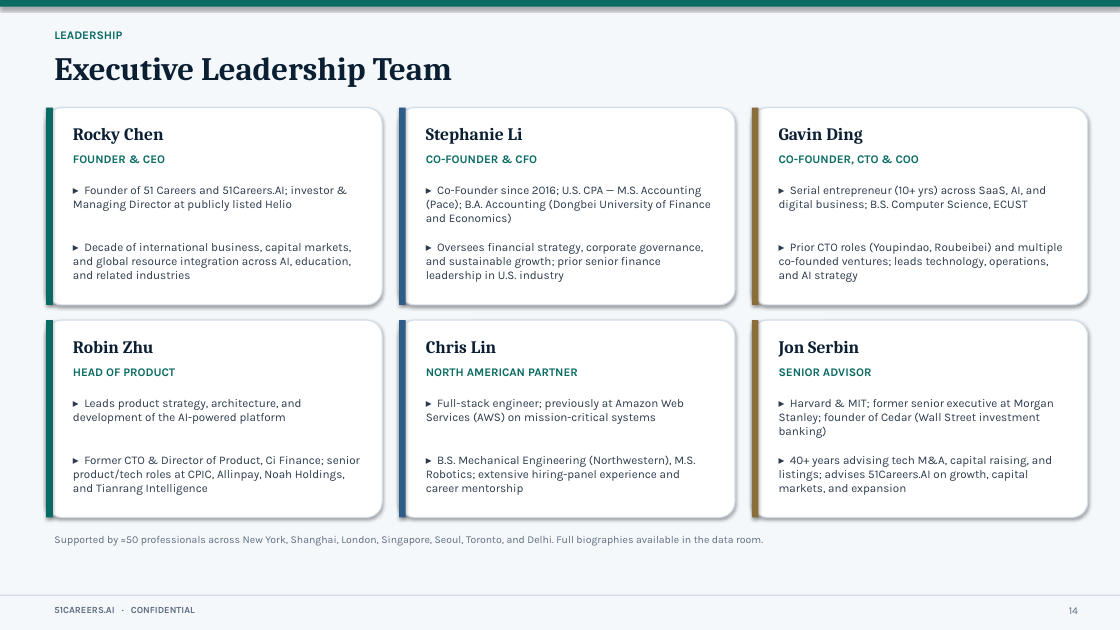
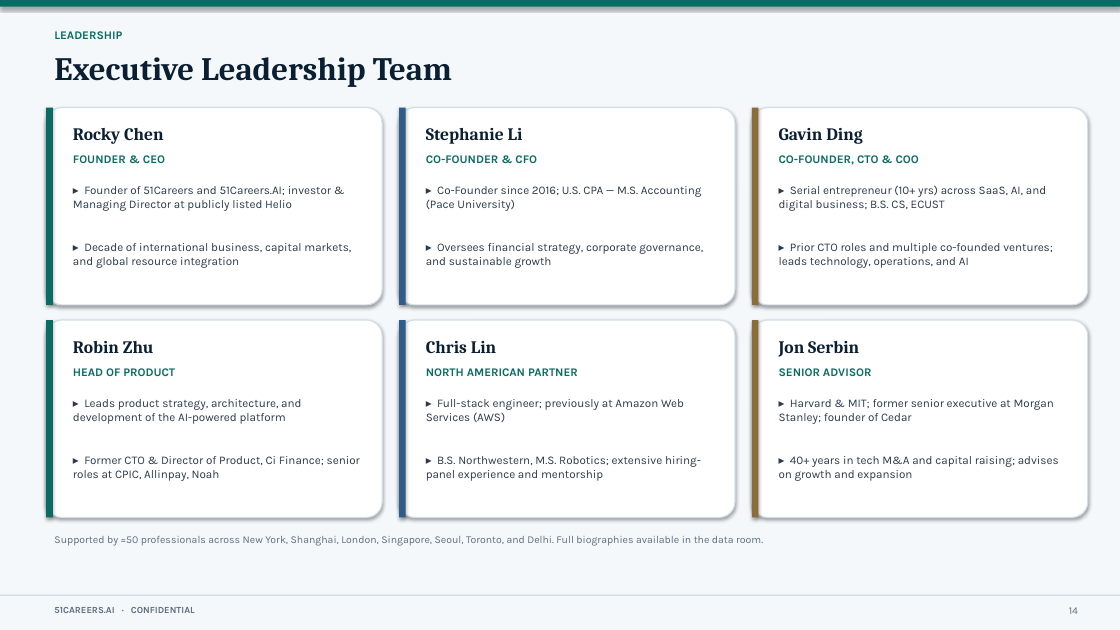
Before and after one commit to anthonyleedu/anthonyleedu, a slide deck: slide 14 of 51Careers_AI_Investor_Presentation.pptx. Drawn at 1120x630 pixels with LibreOffice and Linux fonts; fonts in the diff are those of the drawing. Boxes give left, top, right and bottom in pixels: in the first picture for what was removed or moved away, otherwise in the second. Text is boxed around its words. In the diff, an @@ line names an element or a change of style, - is before the commit and + after.

```diff
--- a/51Careers_AI_Investor_Presentation.pptx
+++ b/51Careers_AI_Investor_Presentation.pptx
@@ text at box(73, 186, 331, 211): spaces changed @@
-▸ Founder of 51 Careers and 51Careers.AI; investor & Managing Director at publicly listed Helio
+▸ Founder of 51Careers and 51Careers.AI; investor & Managing Director at publicly listed Helio
@@ text at box(426, 186, 702, 211): text changed @@
-▸ Co-Founder since 2016; U.S. CPA — M.S. Accounting (Pace); B.A. Accounting (Dongbei University of Finance and Economics)
+▸ Co-Founder since 2016; U.S. CPA — M.S. Accounting (Pace University)
@@ text at box(779, 185, 1046, 211): text changed @@
-▸ Serial entrepreneur (10+ yrs) across SaaS, AI, and digital business; B.S. Computer Science, ECUST
+▸ Serial entrepreneur (10+ yrs) across SaaS, AI, and digital business; B.S. CS, ECUST
@@ text at box(73, 243, 351, 268): text changed @@
-▸ Decade of international business, capital markets, and global resource integration across AI, education, and related industries
+▸ Decade of international business, capital markets, and global resource integration
@@ text at box(426, 243, 703, 268): text changed @@
-▸ Oversees financial strategy, corporate governance, and sustainable growth; prior senior finance leadership in U.S. industry
+▸ Oversees financial strategy, corporate governance, and sustainable growth
@@ text at box(779, 243, 1053, 268): text changed @@
-▸ Prior CTO roles (Youpindao, Roubeibei) and multiple co-founded ventures; leads technology, operations, and AI strategy
+▸ Prior CTO roles and multiple co-founded ventures; leads technology, operations, and AI
@@ text at box(426, 399, 684, 422): text changed @@
-▸ Full-stack engineer; previously at Amazon Web Services (AWS) on mission-critical systems
+▸ Full-stack engineer; previously at Amazon Web Services (AWS)
@@ text at box(779, 399, 1054, 424): text changed @@
-▸ Harvard & MIT; former senior executive at Morgan Stanley; founder of Cedar (Wall Street investment banking)
+▸ Harvard & MIT; former senior executive at Morgan Stanley; founder of Cedar
@@ text at box(73, 456, 360, 481): text changed @@
-▸ Former CTO & Director of Product, Ci Finance; senior product/tech roles at CPIC, Allinpay, Noah Holdings, and Tianrang Intelligence
+▸ Former CTO & Director of Product, Ci Finance; senior roles at CPIC, Allinpay, Noah
@@ text at box(426, 456, 701, 481): text changed @@
-▸ B.S. Mechanical Engineering (Northwestern), M.S. Robotics; extensive hiring-panel experience and career mentorship
+▸ B.S. Northwestern, M.S. Robotics; extensive hiring-panel experience and mentorship
@@ text at box(779, 456, 1059, 481): text changed @@
-▸ 40+ years advising tech M&A, capital raising, and listings; advises 51Careers.AI on growth, capital markets, and expansion
+▸ 40+ years in tech M&A and capital raising; advises on growth and expansion
```
Also in this commit, not shown: 11 other slides changed, 1 other file.
